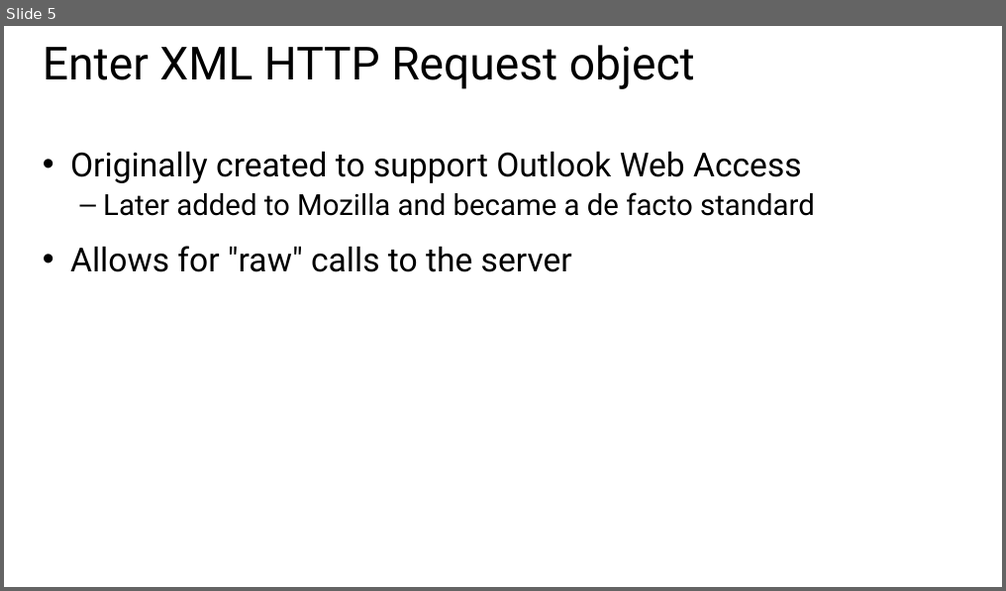
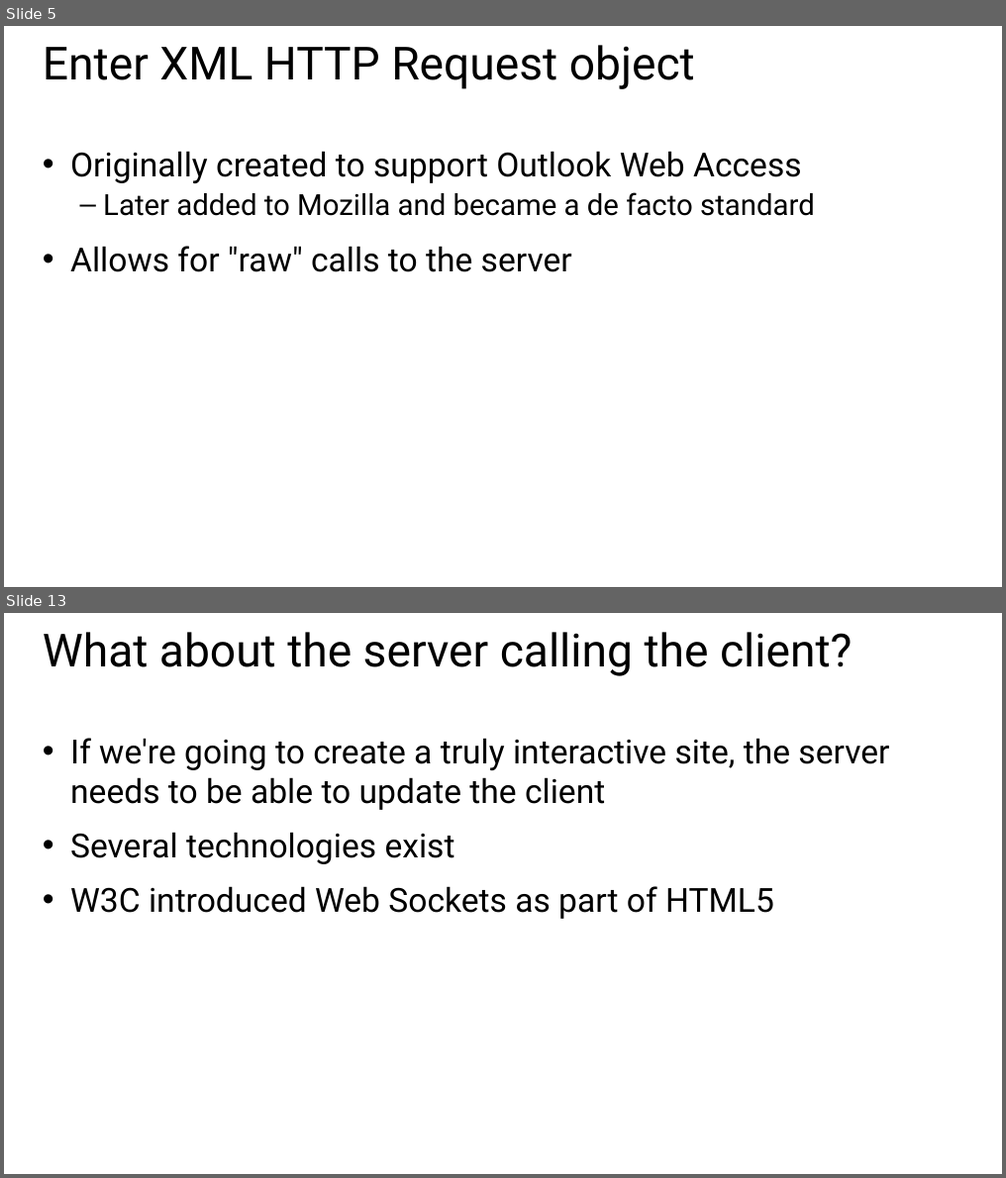
Before and after one commit to Amart85/JavaScript-Experienced-Developers, a slide deck: Slides/Module 4 - Server communication.pptx. Shown one above the other, each under a label of ours: slide 5 before the commit, slides 5 and 13 after it; the slides between them are not shown. The pictures are 1006x591 and 1006x1178 pixels, drawn with LibreOffice and Linux fonts; fonts in the diff are those of the drawing. Boxes give left, top, right and bottom in pixels: in the first picture for what was removed or moved away, otherwise in the second. Text is boxed around its words. In the diff, an @@ line names an element or a change of style, - is before the commit and + after.

```diff
--- a/Slides/Module 4 - Server communication.pptx
+++ b/Slides/Module 4 - Server communication.pptx
@@ slide 13 added at (x1=4, y1=613, x2=1002, y2=1174), background #FFFFFF @@
@@ title added at (x1=43, y1=632, x2=851, y2=676), 44 pt, text #000000 @@
+What about the server calling the client?
@@ text added at (x1=70, y1=738, x2=889, y2=919), 32 pt, text #000000 @@
+• If we're going to create a truly interactive site, the server needs to be able to update the client
+• Several technologies exist
+• W3C introduced Web Sockets as part of HTML5
```
Also in this commit, not shown: 3 slides changed, 10 other slides added, 9 slides removed, 1 other file.
